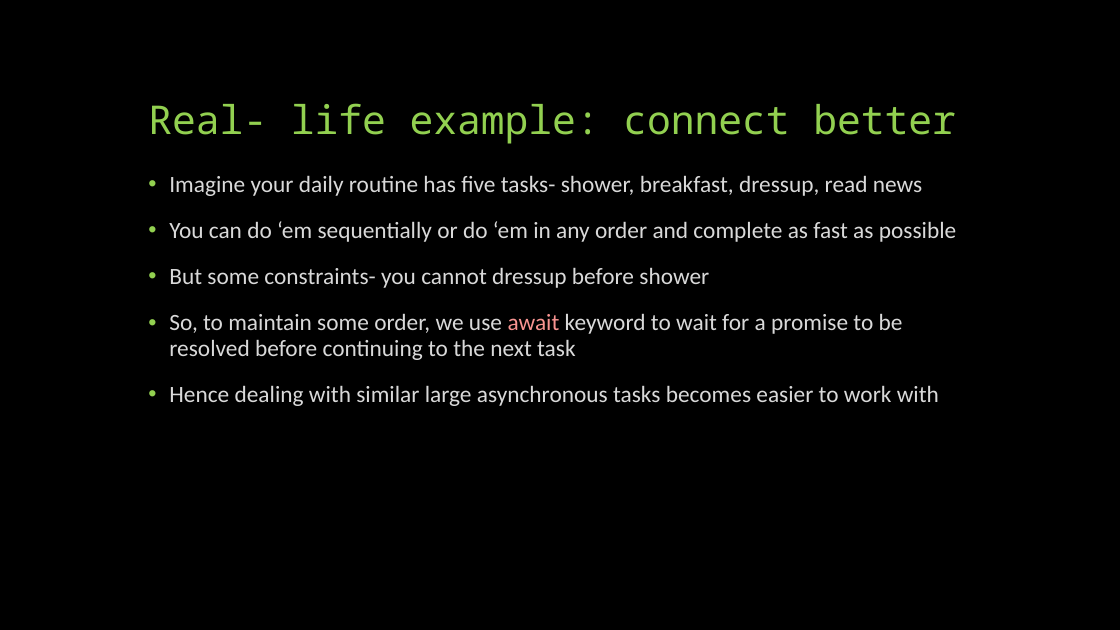
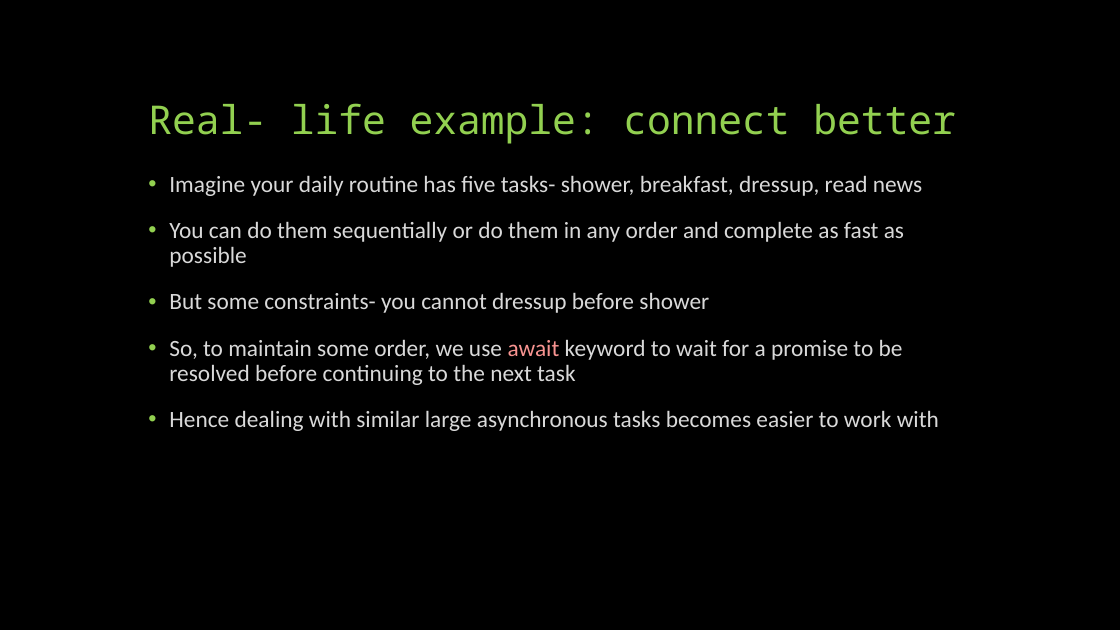
Before and after one commit to sneaky-potato/KOSS-Selection-Tasks, a slide deck: slide 15 of Async Await Promises and Callbacks in JavaScript.pptx (slide 14 before the commit). Drawn at 1120x630 pixels with LibreOffice and Linux fonts; fonts in the diff are those of the drawing. Boxes give left, top, right and bottom in pixels: in the first picture for what was removed or moved away, otherwise in the second. Text is boxed around its words. In the diff, an @@ line names an element or a change of style, - is before the commit and + after.

Commit message:
Editing done

```diff
--- a/Async Await Promises and Callbacks in JavaScript.pptx
+++ b/Async Await Promises and Callbacks in JavaScript.pptx
@@ text at [169,221,904,267]: text changed @@
-• You can do ‘em sequentially or do ‘em in any order and complete as fast as possible
+• You can do them sequentially or do them in any order and complete as fast as possible
```
Also in this commit, not shown: 3 other slides changed, 2 slides added.
